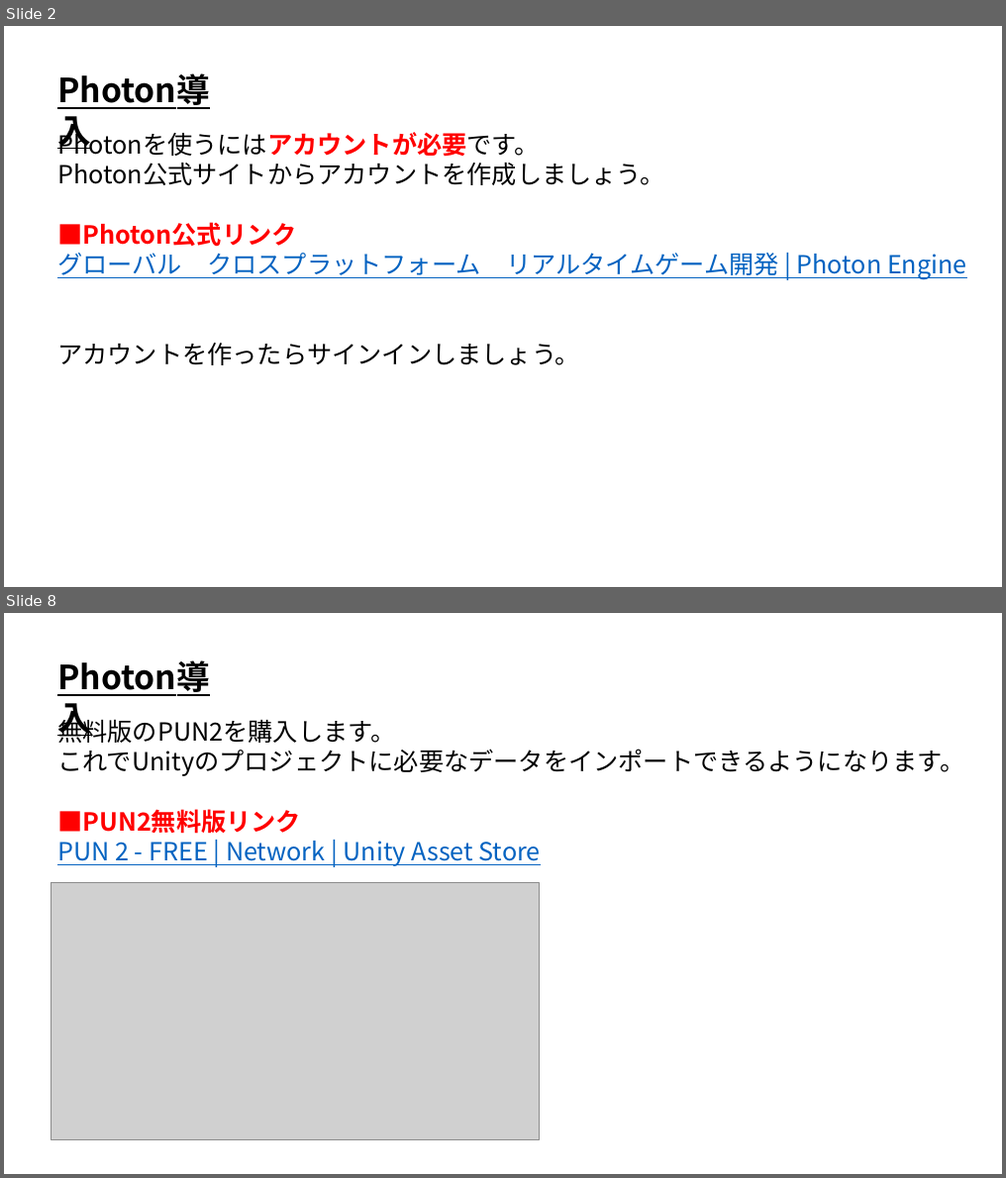
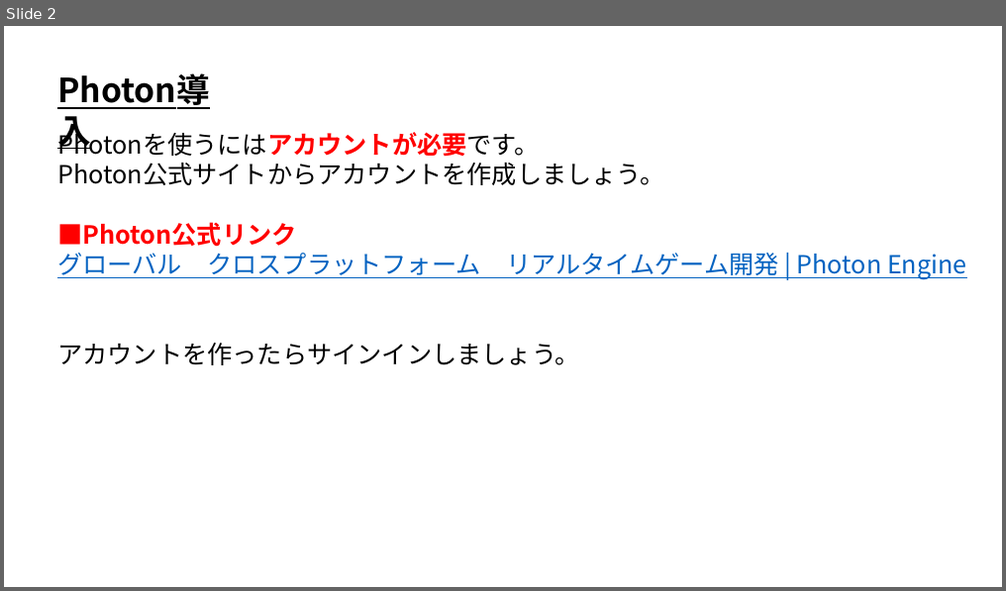
Before and after one commit to ArakiYusuke-Ohara/Textbook, a slide deck: ゲーム科3年/00_前期/オンラインゲームプログラミングⅡ/01_Photon導入.pptx. Shown one above the other, each under a label of ours: slides 2 and 8 before the commit, slide 2 after it; the slides between them are not shown. The pictures are 1006x1178 and 1006x591 pixels, drawn with LibreOffice and Linux fonts; fonts in the diff are those of the drawing; grey boxes stand for pictures. Boxes give left, top, right and bottom in pixels: in the first picture for what was removed or moved away, otherwise in the second. Text is boxed around its words. In the diff, an @@ line names an element or a change of style, - is before the commit and + after.

```diff
--- a/ゲーム科3年/00_前期/オンラインゲームプログラミングⅡ/01_Photon導入.pptx
+++ b/ゲーム科3年/00_前期/オンラインゲームプログラミングⅡ/01_Photon導入.pptx
@@ slide 8 removed at box(4, 613, 1002, 1174), background #FFFFFF @@
@@ text removed at box(51, 654, 251, 701) @@
-Photon導入
@@ text removed at box(57, 715, 964, 866) @@
-無料版のPUN2を購入します。
-これでUnityのプロジェクトに必要なデータをインポートできるようになります。
-■PUN2無料版リンク
-PUN 2 - FREE | Network | Unity Asset Store
@@ picture removed at box(51, 882, 539, 1140) @@
```
Also in this commit, not shown: 5 slides changed, 4 slides added, 2 other slides removed, 8 other files.
